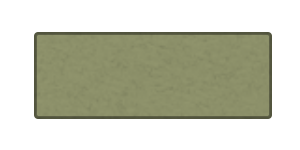
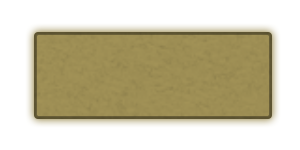
Revision of a layered 300 × 150 image; what changed, layer by layer:
hid "LCD Day" over bbox(34, 32, 272, 119)
showed "Rounded Rectangle 1", painted on it over bbox(34, 32, 272, 119)
